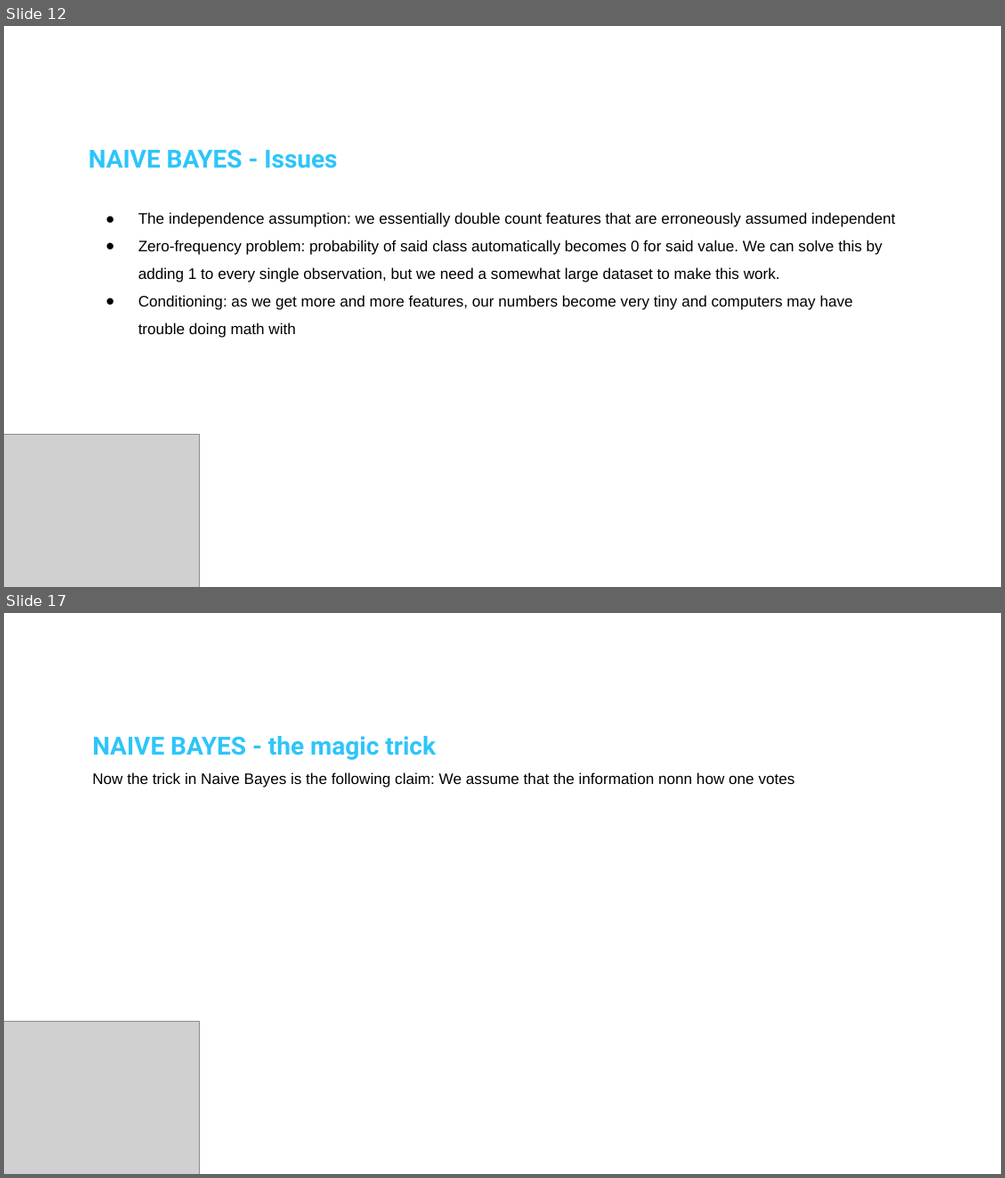
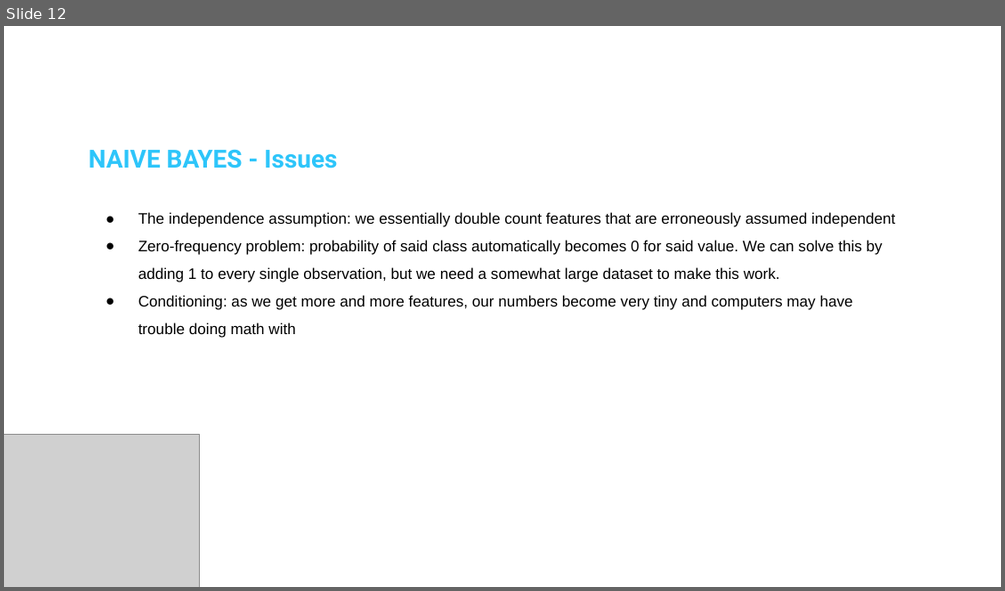
Before and after one commit to DSML-bootcamp/w5-nbs, a slide deck: D1/1A. Naive Bayes.pptx. Shown one above the other, each under a label of ours: slides 12 and 17 before the commit, slide 12 after it; the slides between them are not shown. The pictures are 1005x1178 and 1005x591 pixels, drawn with LibreOffice and Linux fonts; fonts in the diff are those of the drawing; grey boxes stand for pictures; background and template pictures are left out. Boxes give left, top, right and bottom in pixels: in the first picture for what was removed or moved away, otherwise in the second. Text is boxed around its words. In the diff, an @@ line names an element or a change of style, - is before the commit and + after.

```diff
--- a/D1/1A. Naive Bayes.pptx
+++ b/D1/1A. Naive Bayes.pptx
@@ slide 17 removed at (4, 613, 1001, 1174), background picture (left out) @@
@@ text removed at (92, 736, 795, 787) @@
-NAIVE BAYES - the magic trick
-Now the trick in Naive Bayes is the following claim: We assume that the information nonn how one votes
@@ picture removed at (4, 1021, 200, 1174) @@
```
Also in this commit, not shown: 6 slides changed, 1 slide added, 5 other slides removed, 6 other files.
